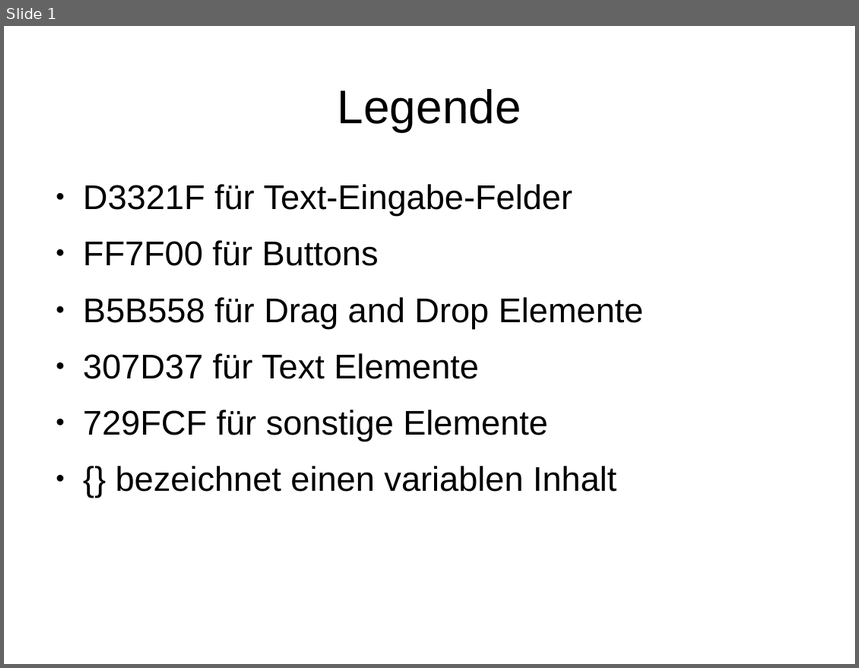
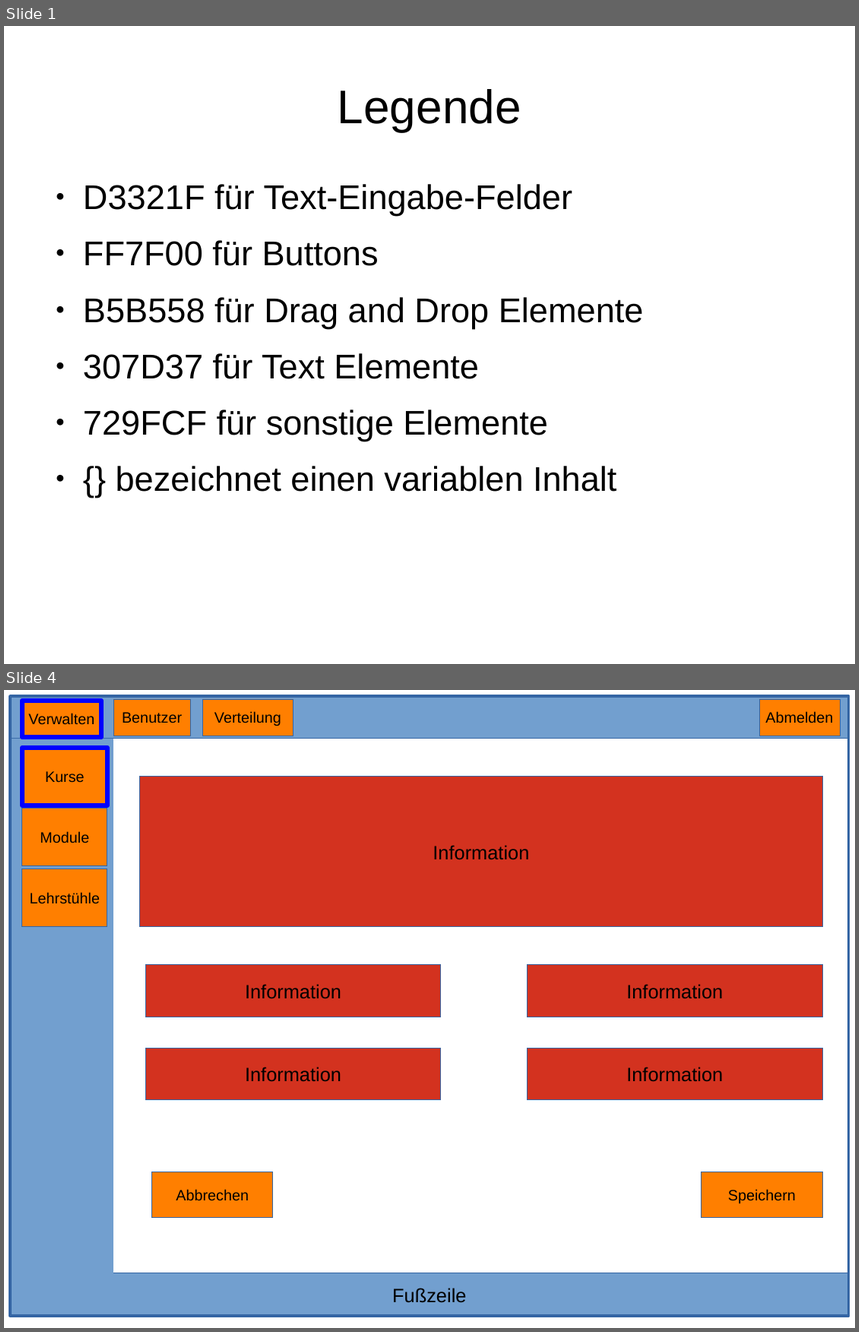
Before and after one commit to BWolfJena/BWolf, a slide deck: Backend MockUps.pptx. Shown one above the other, each under a label of ours: slide 1 before the commit, slides 1 and 4 after it; the slides between them are not shown. The pictures are 859x668 and 859x1332 pixels, drawn with LibreOffice and Linux fonts; fonts in the diff are those of the drawing. Boxes give left, top, right and bottom in pixels: in the first picture for what was removed or moved away, otherwise in the second. Text is boxed around its words. In the diff, an @@ line names an element or a change of style, - is before the commit and + after.

```diff
--- a/Backend MockUps.pptx
+++ b/Backend MockUps.pptx
@@ slide 4 added at [4,690,855,1328], background #FFFFFF @@
@@ freeform shape added at [10,696,850,739], fill #729FCF, outline #3465A4 0 pt @@
@@ freeform shape added at [10,696,850,1316], outline #3465A4 2.3 pt @@
@@ freeform shape added at [22,701,101,737], fill #FF7F00, outline #0000FF 4.51 pt, 14 pt, text #000000 @@
+Verwalten
@@ freeform shape added at [113,699,191,736], fill #FF7F00, outline #3465A4 0.51 pt, 14 pt, text #000000 @@
+Benutzer
@@ freeform shape added at [202,699,293,736], fill #FF7F00, outline #3465A4 0.51 pt, 14 pt, text #000000 @@
+Verteilung
@@ freeform shape added at [759,699,840,736], fill #FF7F00, outline #3465A4 0.51 pt, 14 pt, text #000000 @@
+Abmelden
@@ freeform shape added at [10,739,113,1316], fill #729FCF @@
@@ freeform shape added at [22,748,107,806], fill #FF7F00, outline #0000FF 4.51 pt, 14 pt, text #000000 @@
+Kurse
@@ freeform shape added at [140,777,823,927], fill #D3321F, outline #3465A4 0 pt, 18 pt, text #000000 @@
+Information
@@ freeform shape added at [22,809,107,867], fill #FF7F00, outline #3465A4 0 pt, 14 pt, text #000000 @@
+Module
@@ freeform shape added at [22,869,107,927], fill #FF7F00, outline #3465A4 0 pt, 14 pt, text #000000 @@
+Lehrstühle
@@ freeform shape added at [145,965,440,1018], fill #D3321F, outline #3465A4 0 pt, 18 pt, text #000000 @@
+Information
@@ freeform shape added at [528,965,823,1018], fill #D3321F, outline #3465A4 0 pt, 18 pt, text #000000 @@
+Information
@@ freeform shape added at [145,1049,440,1101], fill #D3321F, outline #3465A4 0 pt, 18 pt, text #000000 @@
+Information
@@ freeform shape added at [528,1049,823,1101], fill #D3321F, outline #3465A4 0 pt, 18 pt, text #000000 @@
+Information
@@ freeform shape added at [152,1172,274,1217], fill #FF7F00, outline #3465A4 0 pt, 14 pt, text #000000 @@
+Abbrechen
@@ freeform shape added at [702,1172,823,1217], fill #FF7F00, outline #3465A4 0 pt, 14 pt, text #000000 @@
+Speichern
@@ freeform shape added at [10,1274,850,1316], fill #729FCF, outline #3465A4 0 pt, 18 pt, text #000000 @@
+Fußzeile
```
Also in this commit, not shown: 2 slides changed, 1 other slide added, 2 slides removed, 30 other files.
